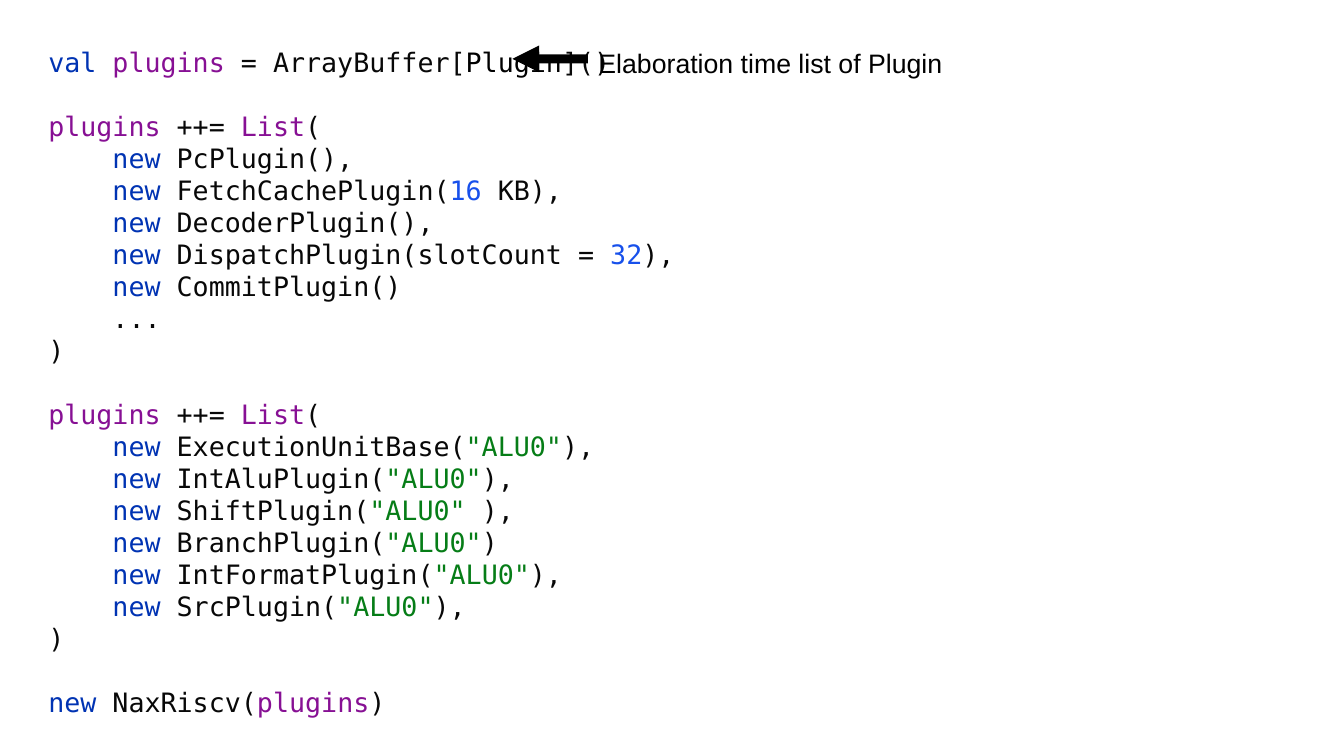
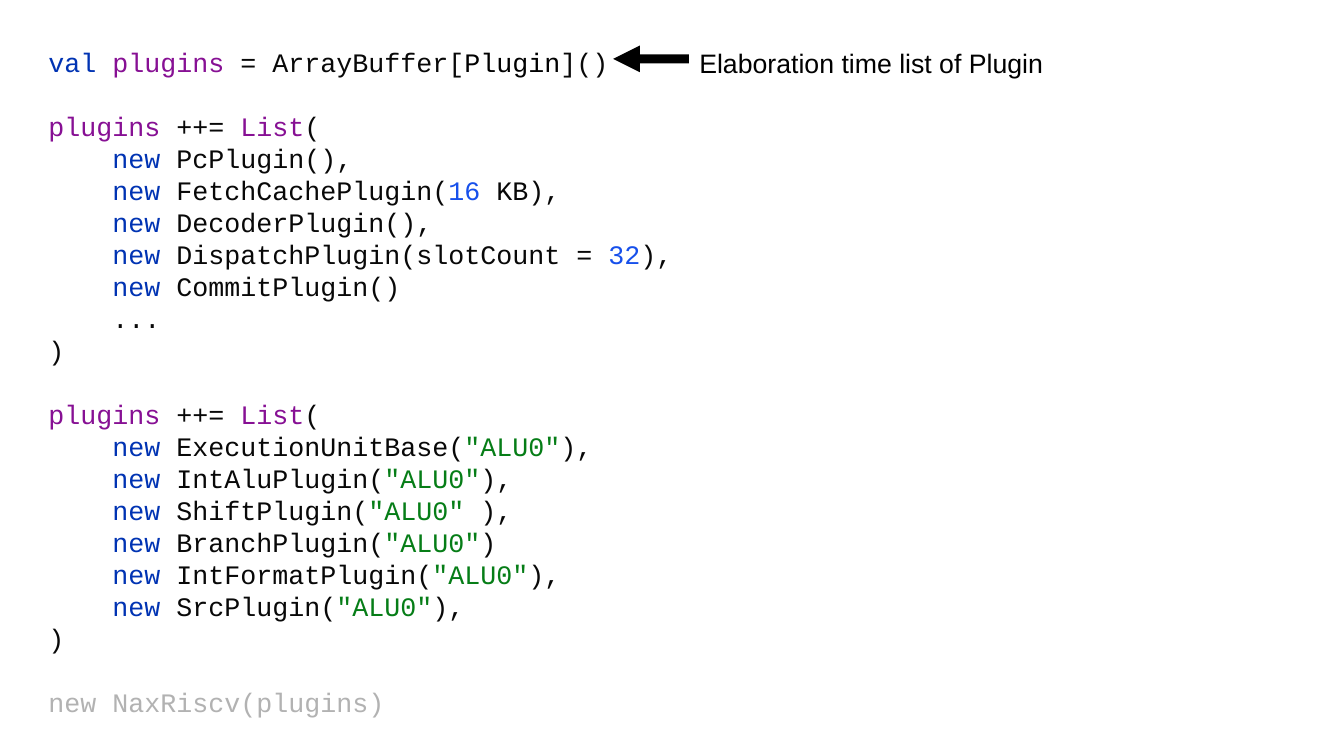
Before and after one commit to SpinalHDL/SpinalDoc, a slide deck: slide 13 of presentation/en/nax_040522/slices_nax_040522.odp. Drawn at 1344x756 pixels with LibreOffice and Linux fonts; fonts in the diff are those of the drawing. Boxes give left, top, right and bottom in pixels: in the first picture for what was removed or moved away, otherwise in the second. Text is boxed around its words. In the diff, an @@ line names an element or a change of style, - is before the commit and + after.

```diff
--- a/presentation/en/nax_040522/slices_nax_040522.odp
+++ b/presentation/en/nax_040522/slices_nax_040522.odp
@@ text "val plugins = ArrayBuffer[Plugin]()" at [48,53,672,718]: font DejaVu Sans Mono to Courier New; text colour #0033B3 to #B2B2B2 in "new"; text colour #080808 to #B2B2B2, text colour #871094 to #B2B2B2 in "NaxRiscv(plugins)" @@
@@ arrow moved from (588, 59) - (512, 59) to (689, 59) - (613, 59) @@
@@ text "Elaboration time list of Plugin": place and size @@
-text "Elaboration time list of Plugin" at [598,53,942,79]
+text "Elaboration time list of Plugin" at [699,53,1043,79]
```
Also in this commit, not shown: 13 other slides changed, 2 slides added, 3 slides removed.
